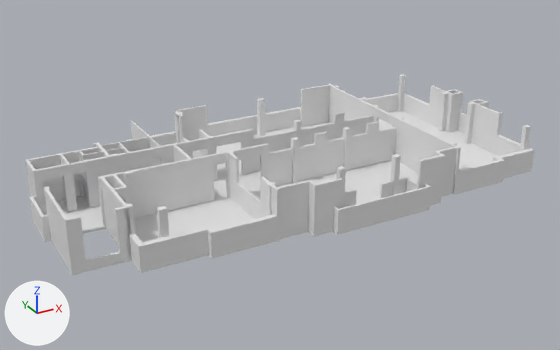
Before and after pictures for a commit that changed the Blender file Primero_piso/PrimerPiso.blend.
The view is the same before and after, from a camera (50 mm lens) standing at (-25.3, -43.7, 23.4) and looking at (-0.7, 1.0, 1.1). Arrows for +X, +Y and +Z are at lower left; the lights stay in place.

Names of what the first picture shows: 'Muros_primer_piso', 'Suelo_primer_piso'.
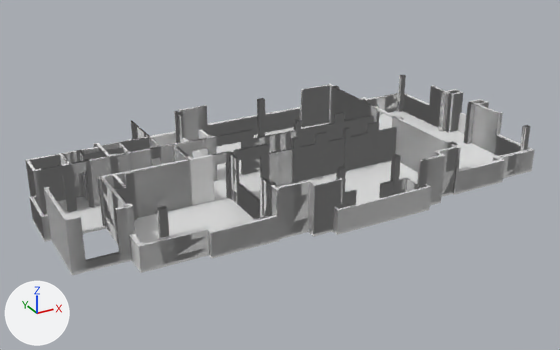
Where the change shows, as pixel boxes [x1, y1, x2, y2] in the pictures (560 x 350 px):
part 1 of me_plane, added
    after: [44, 187, 52, 239]
part 2 of me_plane, added
    after: [336, 166, 346, 208]
part 3 of me_plane, added
    after: [301, 123, 335, 146]
part 4 of me_plane, added
    after: [254, 130, 296, 172]
part 5 of me_plane, added
    after: [241, 129, 254, 175]
part 6 of me_plane, added
    after: [178, 114, 184, 142]
part 7 of me_plane, added
    after: [131, 120, 144, 140]
part 8 of me_plane, added
    after: [266, 182, 277, 216]
part 9 of me_plane, added
    after: [157, 206, 169, 238]
part 10 of me_plane, added
    after: [84, 159, 95, 207]
part 11 of me_plane, added
    after: [76, 150, 84, 197]
part 12 of me_plane, added
    after: [175, 112, 185, 143]
part 13 of me_plane, added
    after: [257, 98, 265, 137]
part 14 of me_plane, added
    after: [25, 75, 534, 273]

The change in detail:
me_plane is used by ob_muros_primer_piso; location (-2.78, -7.24, 0.77); scale (0.1, 0.1, 1.3).
me_plane had 2992 vertices, 2638 faces and spanned x -149.0..201.0, y -6.0..176.0, z 0.0..3.0.
me_plane now has 5972 vertices, 5273 faces and spans x -149.0..201.0, y -6.0..176.0, z 0.0..3.0.
me_plane part 1: a new loose piece, a box spanning x -144.7..-141.6, y 71.5..74.6, z 0.0..2.6.
me_plane part 2: a new loose piece, a box spanning x 25.5..29.6, y 12.0..16.1, z 0.0..2.6.
me_plane part 3: a new loose piece, a box spanning x 49.6..79.5, y 102.6..104.7, z 0.0..2.0.
me_plane part 4: a new loose piece, a box spanning x 10.4..45.5, y 102.6..104.7, z 0.0..2.0.
me_plane part 5: a new loose piece, a box spanning x 1.0..10.5, y 102.6..104.7, z 0.0..2.6.
me_plane part 6: a new loose piece, a box spanning x -24.1..-22.0, y 155.2..160.2, z 0.0..2.6.
me_plane part 7: a new loose piece, a box spanning x -60.1..-59.1, y 135.7..163.7, z 0.0..2.6.
me_plane part 8: a new loose piece, a box spanning x -25.1..-20.0, y 12.0..16.1, z 0.0..2.6.
me_plane part 9: a new loose piece, a box spanning x -95.2..-90.1, y 12.5..16.1, z 0.0..2.6.
me_plane part 10: a new loose piece, a box spanning x -111.7..-108.6, y 102.6..105.7, z 0.0..2.6.
me_plane part 11: a new loose piece, a box spanning x -111.7..-108.6, y 121.6..124.7, z 0.0..2.6.
me_plane part 12: a new loose piece, a box spanning x -25.1..-20.0, y 160.2..164.3, z 0.0..2.6.
me_plane part 13: a new loose piece, a box spanning x 45.0..50.1, y 160.2..164.3, z 0.0..2.6.
me_plane part 14: 2740 vertices added at x -149.0..201.0, y -6.0..176.0, z 0.0..3.0.
